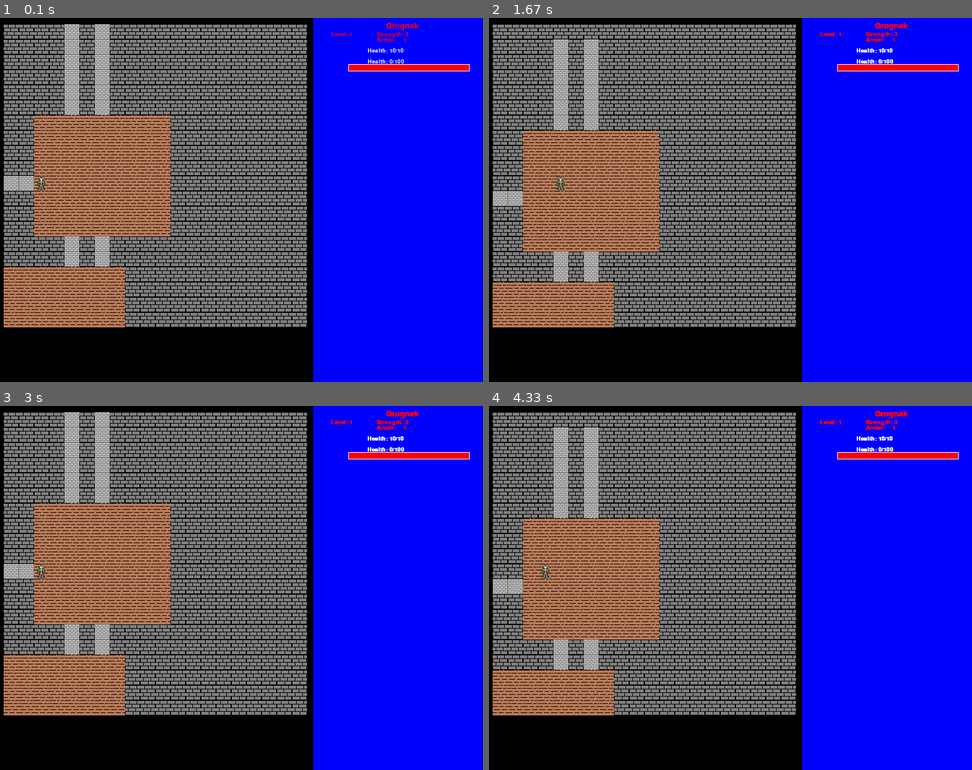
Above: before the commit, frames 1-4 (two rows, left to right).
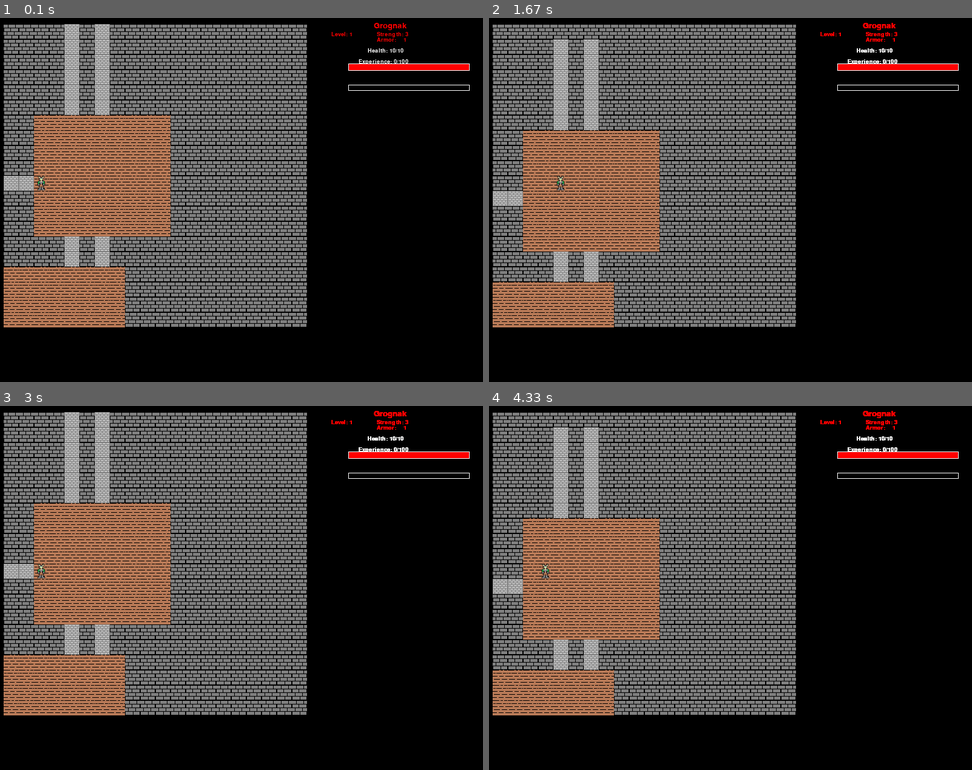
Above: after the commit, the same moments.

Repository: zz3430gs/Py_Game_RPG
Game: pygame game, started from game.py
Two runs of this game, one before a commit and one after it. Both use one fixed random seed, a clock stepped at 60 frames per second and the inputs below.
Inputs:
- Up to frame 1 (0.1 s): no input
- Up to frame 2 (1.67 s): hold Right 0.33-0.8 s; hold Up 0.83-1.13 s; hold Right 1.17-1.63 s
- Up to frame 3 (3 s): hold Left 1.67-2.2 s; hold Down 2.23-2.67 s; hold Left from 2.7 s (still down)
- Up to frame 4 (4.33 s): release Left at 3.17 s; hold Up 3.2-3.67 s; tap A at 3.35 s; hold Right from 3.7 s (still down)

The runs differ from the first frame. In frame 1, 35% of the frame differs, in the area x 64-100%, y 0-100%; in frame 2, 35%; in frame 3, 35%; in frame 4, 35%.

Commit message:
Text_Manager Is WORKING!!!!!!!!! WOOOHOOOOOO.  WIll be done with it tonight, then pin in the combat. THEN ITS JUSTR ON TO TESTING

Diff:
--- a/graphics_manager.py
+++ b/graphics_manager.py
@@ -112,40 +112,42 @@
         #     call text_manager updater here too
         # # SURF.blit(textures[rand_tile_map[row][column]],(column*TILE_SIZE,row*TILE_SIZE))
         # this should render only tiles that are in the camers view
-        for row in range(self.cam_height):
-            for col in range(self.cam_width):
-                y, x = self.visible_tiles[col][row].topleft
-                # if the hero is there render it
-                # if self.MM.starter_map[row + self.cam_loc_y][col+self.cam_loc_x] == self.Hero.hero_pos:
-                # if self.MM.starter_map[row + self.cam_loc_y] == self.Hero.hero_pos[0] and \
-                #     self.MM.starter_map[col + self.cam_loc_x] == self.Hero.hero_pos[1]:
-                # IF IT IS A WALL
-                try:
-                    if self.MM.starter_map[col + self.cam_loc_x][row + self.cam_loc_y] == self.MM.resources[0]:
-                        # found a wall tile
-                        self.base_surf.blit(self.textures[0], (x, y))
-                    elif self.MM.starter_map[col + self.cam_loc_x][row + self.cam_loc_y] == self.MM.resources[1]:
-                        # found a hall tile
-                        self.base_surf.blit(self.textures[1], (x, y))
-                    elif self.MM.starter_map[col + self.cam_loc_x][row + self.cam_loc_y] == self.MM.resources[2]:
-                        # found a door
-                        self.base_surf.blit(self.textures[2], (x, y))
-                    elif self.MM.starter_map[col + self.cam_loc_x][row + self.cam_loc_y] == self.MM.resources[3]:
-                        # if it is water tile
-                        self.base_surf.blit(self.textures[3], (x, y))
-                    elif self.MM.starter_map[col + self.cam_loc_x][row + self.cam_loc_y] == self.MM.resources[4]:
-                        # If it is wood
-                        self.base_surf.blit(self.textures[4], (x, y))
-                    elif self.MM.starter_map[col + self.cam_loc_x][row + self.cam_loc_y] == self.MM.resources[5]:
-                        self.base_surf.blit(self.textures[5], (x, y))
-                except IndexError as e:
-                    print(e)
+        # if the hero is exploring render the exploration map
+        if self.Hero.state =='explore':
+            for row in range(self.cam_height):
+                for col in range(self.cam_width):
+                    y, x = self.visible_tiles[col][row].topleft
+                    # if the hero is there render it
+                    # if self.MM.starter_map[row + self.cam_loc_y][col+self.cam_loc_x] == self.Hero.hero_pos:
+                    # if self.MM.starter_map[row + self.cam_loc_y] == self.Hero.hero_pos[0] and \
+                    #     self.MM.starter_map[col + self.cam_loc_x] == self.Hero.hero_pos[1]:
+                    # IF IT IS A WALL
+                    try:
+                        if self.MM.starter_map[col + self.cam_loc_x][row + self.cam_loc_y] == self.MM.resources[0]:
+                            # found a wall tile
+                            self.base_surf.blit(self.textures[0], (x, y))
+                        elif self.MM.starter_map[col + self.cam_loc_x][row + self.cam_loc_y] == self.MM.resources[1]:
+                            # found a hall tile
+                            self.base_surf.blit(self.textures[1], (x, y))
+                        elif self.MM.starter_map[col + self.cam_loc_x][row + self.cam_loc_y] == self.MM.resources[2]:
+                            # found a door
+                            self.base_surf.blit(self.textures[2], (x, y))
+                        elif self.MM.starter_map[col + self.cam_loc_x][row + self.cam_loc_y] == self.MM.resources[3]:
+                            # if it is water tile
+                            self.base_surf.blit(self.textures[3], (x, y))
+                        elif self.MM.starter_map[col + self.cam_loc_x][row + self.cam_loc_y] == self.MM.resources[4]:
+                            # If it is wood
+                            self.base_surf.blit(self.textures[4], (x, y))
+                        elif self.MM.starter_map[col + self.cam_loc_x][row + self.cam_loc_y] == self.MM.resources[5]:
+                            self.base_surf.blit(self.textures[5], (x, y))
+                    except IndexError as e:
+                        print(e)
 
-                ex = row+self.cam_loc_y
-                why = col+self.cam_loc_x
-                if ex == self.Hero.hero_pos[1] and why == self.Hero.hero_pos[0]:
-                    # print('this is ex: '+ex+', this is why: '+why+', this is row:'+row+', this is col:'+col+',hero_pos[0]'+self.Hero.hero_pos[0]+'hero_pos[1]:',self.Hero.hero_pos[1])
-                    self.base_surf.blit(self.hero_image, (x, y))
+                    ex = row+self.cam_loc_y
+                    why = col+self.cam_loc_x
+                    if ex == self.Hero.hero_pos[1] and why == self.Hero.hero_pos[0]:
+                        # print('this is ex: '+ex+', this is why: '+why+', this is row:'+row+', this is col:'+col+',hero_pos[0]'+self.Hero.hero_pos[0]+'hero_pos[1]:',self.Hero.hero_pos[1])
+                        self.base_surf.blit(self.hero_image, (x, y))
                 # self.base_surf.blit(self.hero_image, ((self.Hero.hero_pos[0]*25)+10, (self.Hero.hero_pos[1]+10)))
                     # self.mainSurface.blit(self.sprite_door_open, (x, y))
                     # this way didn't work. Trying others now.
--- a/text_manager.py
+++ b/text_manager.py
@@ -36,7 +36,7 @@
         self.base_surf = base_surf
         self.text_rect = pygame.Rect(550, 0, 250, 600)
         self.main_text_surface = pygame.Surface((280, 600))
-        self.main_text_surface.fill(C.Blue)
+        # self.main_text_surface.fill(C.Blue)
 
         # THESSE ARE THE LINES OF TEXT THAT WILL SHOW UP IN THE BATTLE_BOX
         self.battle_box_lines = []
@@ -45,20 +45,27 @@
     def update(self):
         # self.add_text(self.hero.name, C.Red, 400, 400, True)
         # display hero name
-        self.add_text(self.hero.name, C.Red, self.STAT_BOX_COL_X, self.STAT_BOX_COL_Y, True)
+        '''RENDER THE HEROES STATS'''
+        self.add_text(self.hero.name, C.Red, self.STAT_BOX_COL_X-5, self.STAT_BOX_COL_Y, True)
+
         # Hero level: Small Font
         self.add_text('Level: '+str(self.hero.level), C.Red, self.STAT_BOX_COL_X-20, self.STAT_BOX_COL_Y+2, False)
         # str, then armor
+
         self.add_text('Strength: ' + str(self.hero.strength), C.Red, self.STAT_BOX_COL_X + 5, self.STAT_BOX_COL_Y + 2, False)
         self.add_text('Armor:    ' + str(self.hero.armor), C.Red, self.STAT_BOX_COL_X + 5, self.STAT_BOX_COL_Y + 3, False)
-        # HP TEXT Numbers
+
+        # HP & XP TEXT Numbers
         self.add_text('Health: '+str(self.hero.current_hp)+'/'+str(self.hero.max_hp), C.White, self.STAT_BOX_COL_X, self.STAT_BOX_COL_Y+5, False)
-        self.add_text('Health: ' + str(self.hero.xp) + '/' + str(self.hero.next_level), C.White, self.STAT_BOX_COL_X, self.STAT_BOX_COL_Y + 7, False)
+        self.add_text('Experience: ' + str(self.hero.xp) + '/' + str(self.hero.next_level), C.White, self.STAT_BOX_COL_X-5, self.STAT_BOX_COL_Y + 7, False)
         # After all Text is added, then blit to main surf
         self.base_surf.blit(self.main_text_surface, (520, 0))
+
         # then render the XP and HP bars
         self.render_hp_bar(self.base_surf, self.hero)
+        self.render_xp_bar(self.base_surf,self.hero)
         pygame.display.update(self.text_rect)
+
     # this method takes the string of text, the color, and two positional arguments, finally a large or small boolean
     def add_text(self, t, color, col_x, col_y, size_bool):
         if size_bool == True:
@@ -73,9 +80,9 @@
     '''THIS IS WHERE THE XP_BAR and HP_BAR have been moved to.  Not ideal but only way I was able to figure it out.'''
 
     def render_xp_bar(self, base_surf, hero):
-        x_y_wid_hei_for_outline = (575, 180, 200, 10)
-        fill_width = self.determine_xp_bar(hero.xp, hero.next_lvl)
-        x_y_wid_hei_for_fill = (576, 181, fill_width, 8)
+        x_y_wid_hei_for_outline = (578, 110, 200, 10)
+        fill_width = self.determine_xp_bar(hero.xp, hero.next_level)
+        x_y_wid_hei_for_fill = (579, 111, fill_width, 8)
         empty_bar = pygame.draw.rect(base_surf, C.White, x_y_wid_hei_for_outline, 1)
         fill_bar = pygame.draw.rect(base_surf, C.Green, x_y_wid_hei_for_fill)
 
@@ -87,9 +94,9 @@
         return bar_width
 
     def render_hp_bar(self, base_surf, hero):
-        x_y_wid_hei_for_outline = (578, 76, 200, 12)
+        x_y_wid_hei_for_outline = (578, 75, 200, 12)
         fill_width = self.determine_hp_bar(hero.current_hp, hero.max_hp)
-        x_y_wid_hei_for_fill = (579, 77, fill_width, 10)
+        x_y_wid_hei_for_fill = (579, 76, fill_width, 10)
         empty_bar = pygame.draw.rect(base_surf, C.White, x_y_wid_hei_for_outline, 1)
         fill_bar = pygame.draw.rect(base_surf, C.Red, x_y_wid_hei_for_fill)
 
